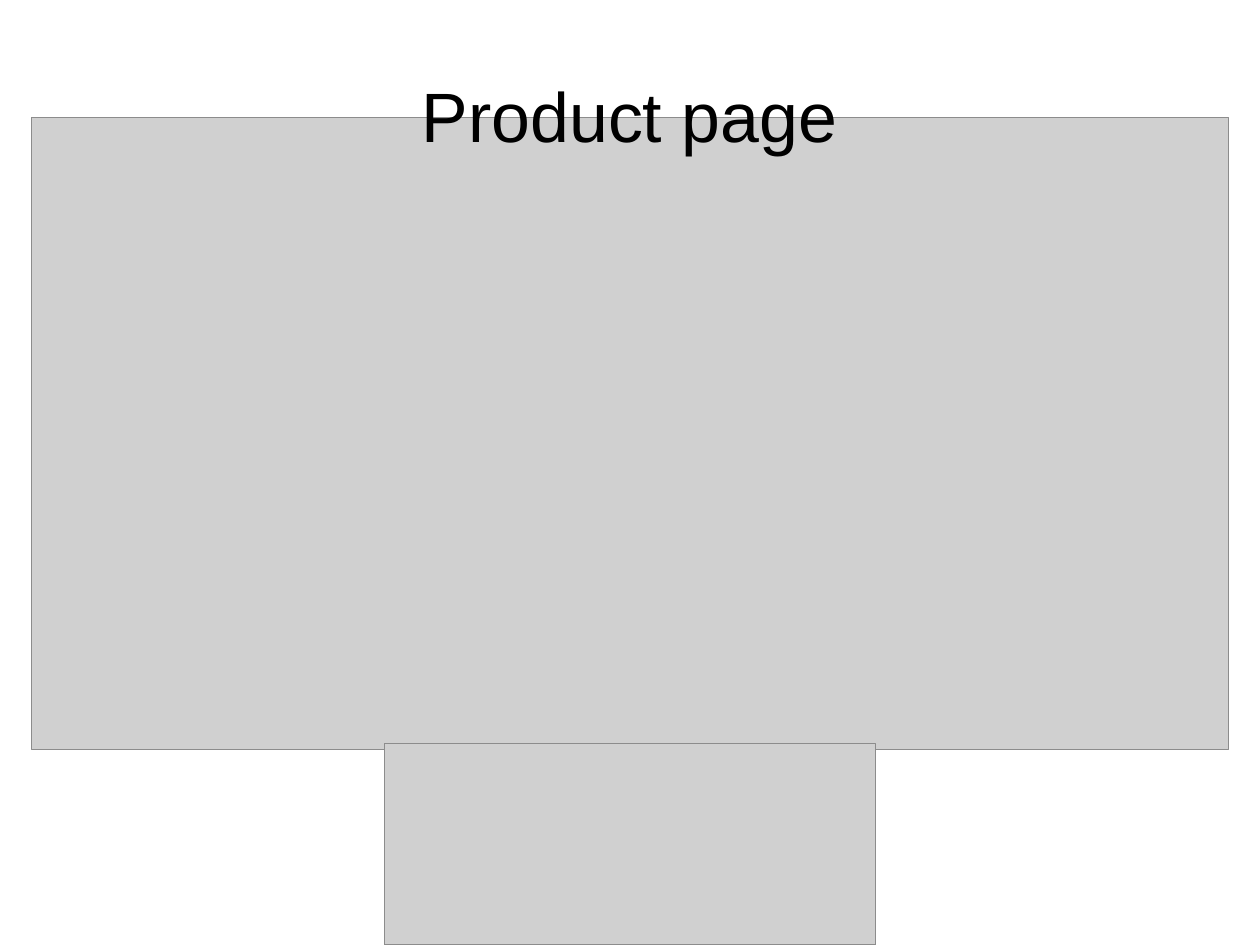
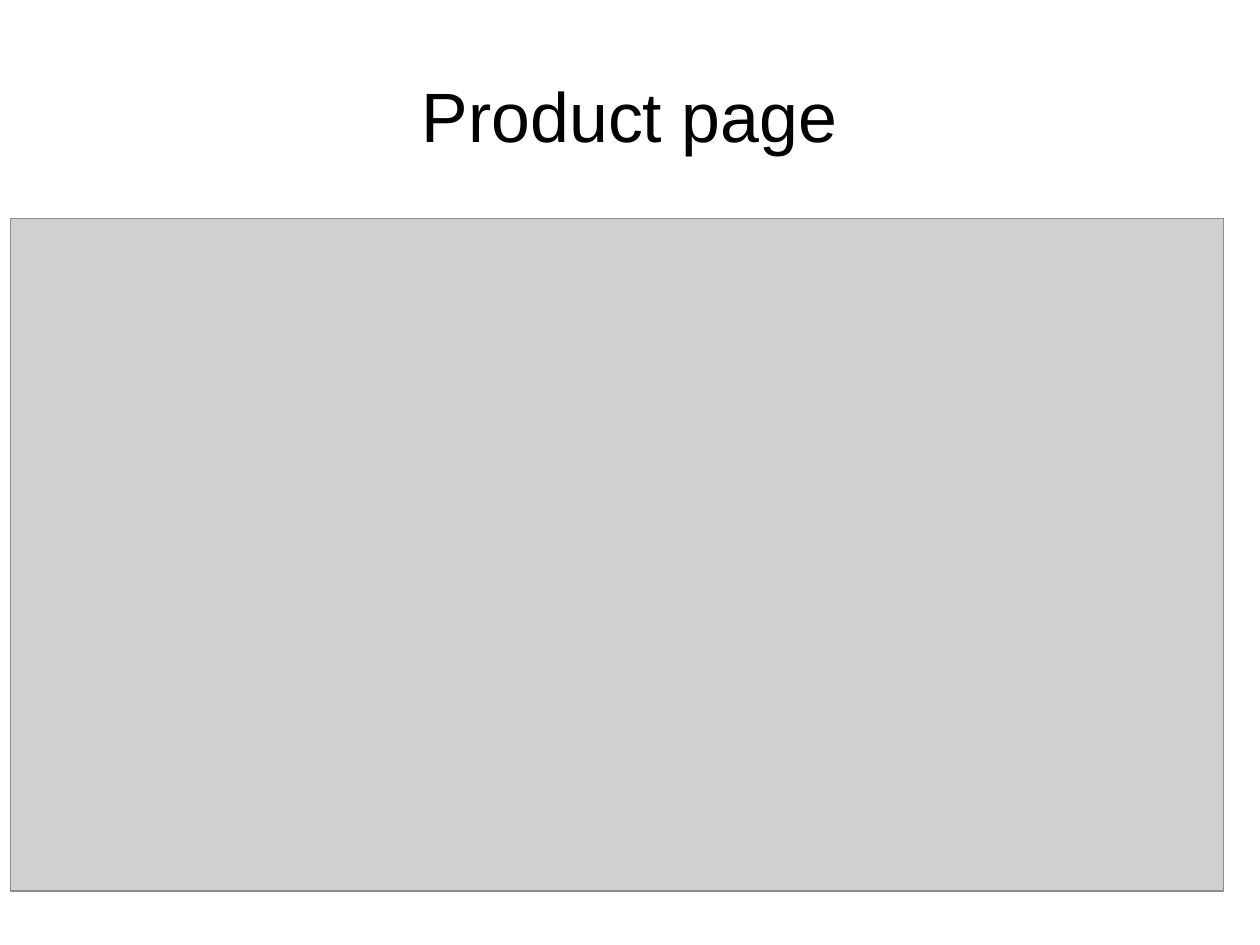
Before and after one commit to Pbdekeijzer/Project5-6, a slide deck: slide 6 of Presentatie/Presentatie.ppt. Drawn at 1260x945 pixels with LibreOffice and Linux fonts; fonts in the diff are those of the drawing; grey boxes stand for pictures; background and template pictures are left out. Boxes give left, top, right and bottom in pixels: in the first picture for what was removed or moved away, otherwise in the second. Text is boxed around its words. In the diff, an @@ line names an element or a change of style, - is before the commit and + after.

```diff
--- a/Presentatie/Presentatie.ppt
+++ b/Presentatie/Presentatie.ppt
@@ title "Product page" rewrapped from [422,86,837,155] to [422,91,837,155] @@
@@ picture: place and size @@
-picture at [32,117,1229,749]
+picture at [10,218,1223,892]
@@ picture removed at [384,744,876,945] @@
```
Also in this commit, not shown: 5 other slides changed, 2 slides added, 9 other files.
